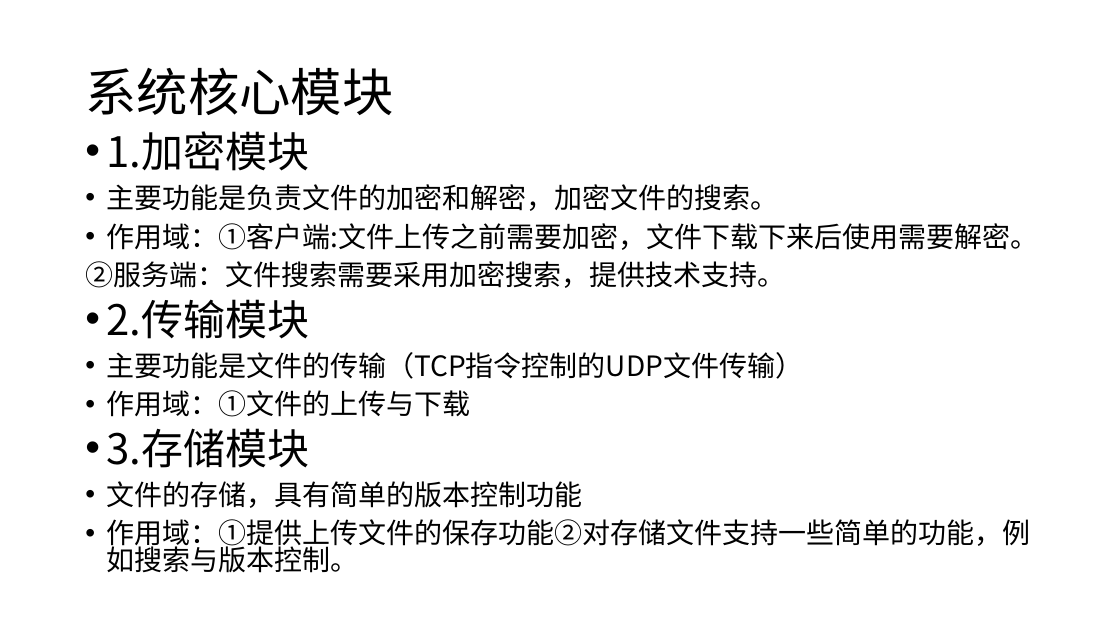
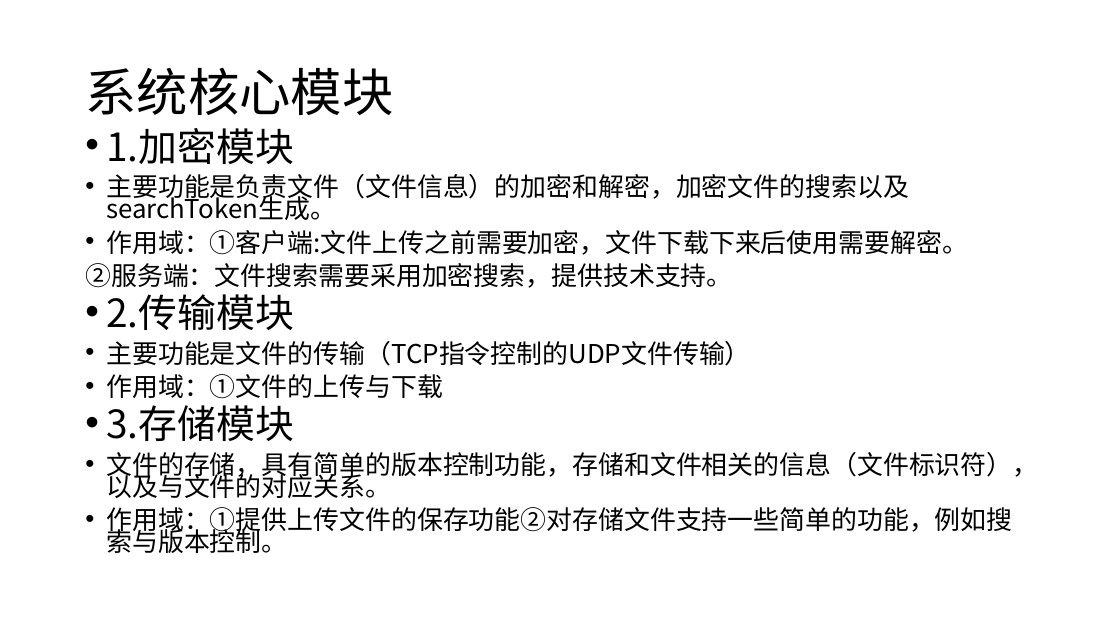
Before and after one commit to royalvald/MediumTest, a slide deck: slide 2 of 基于加密搜索的可靠在线文件管理系统.pptx. Drawn at 1120x630 pixels with LibreOffice and Linux fonts; fonts in the diff are those of the drawing. Boxes give left, top, right and bottom in pixels: in the first picture for what was removed or moved away, otherwise in the second. Text is boxed around its words. In the diff, an @@ line names an element or a change of style, - is before the commit and + after.

Commit message:
new files

```diff
--- a/基于加密搜索的可靠在线文件管理系统.pptx
+++ b/基于加密搜索的可靠在线文件管理系统.pptx
@@ text at (85,128,1012,553): size 36 to 33.3 pt in "1.加密模块", "2.传输模块", "3.存储模块"; size 24 to 22.2 pt in "作用域：①客户端:文件上传之前需要加密，文件下载下来后使用需要解密。", "②服务端：文件搜索需要采用加密搜索，提供技术支持。", "主要功能是文件的传输（TCP指令控制的UDP文件传输）", "作用域：①文件的上传与下载" and 1 more places; line spacing 0.8 to 0.7 @@
@@ text at (106,174,909,220): text changed; size 24 to 22.2 pt @@
-• 主要功能是负责文件的加密和解密，加密文件的搜索。
+• 主要功能是负责文件（文件信息）的加密和解密，加密文件的搜索以及searchToken生成。
@@ text at (106,452,1038,498): text changed; size 24 to 22.2 pt @@
-• 文件的存储，具有简单的版本控制功能
+• 文件的存储，具有简单的版本控制功能，存储和文件相关的信息（文件标识符），以及与文件的对应关系。
```
Also in this commit, not shown: 4 other slides changed, 1 slide removed.
